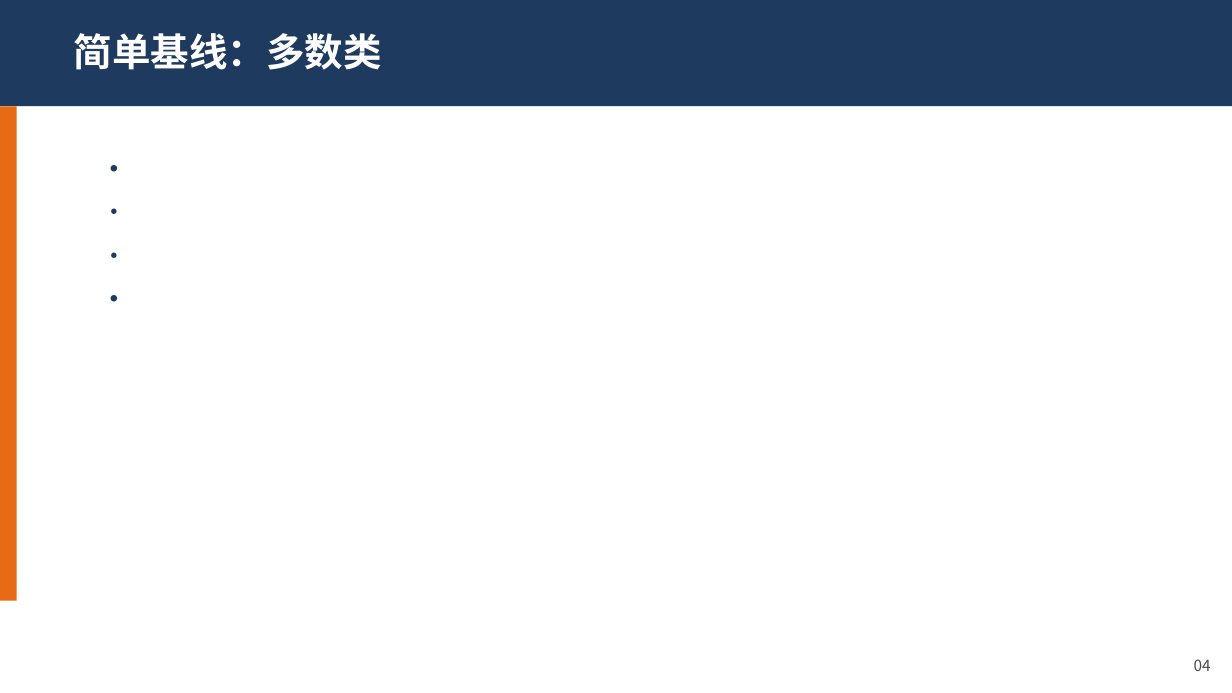
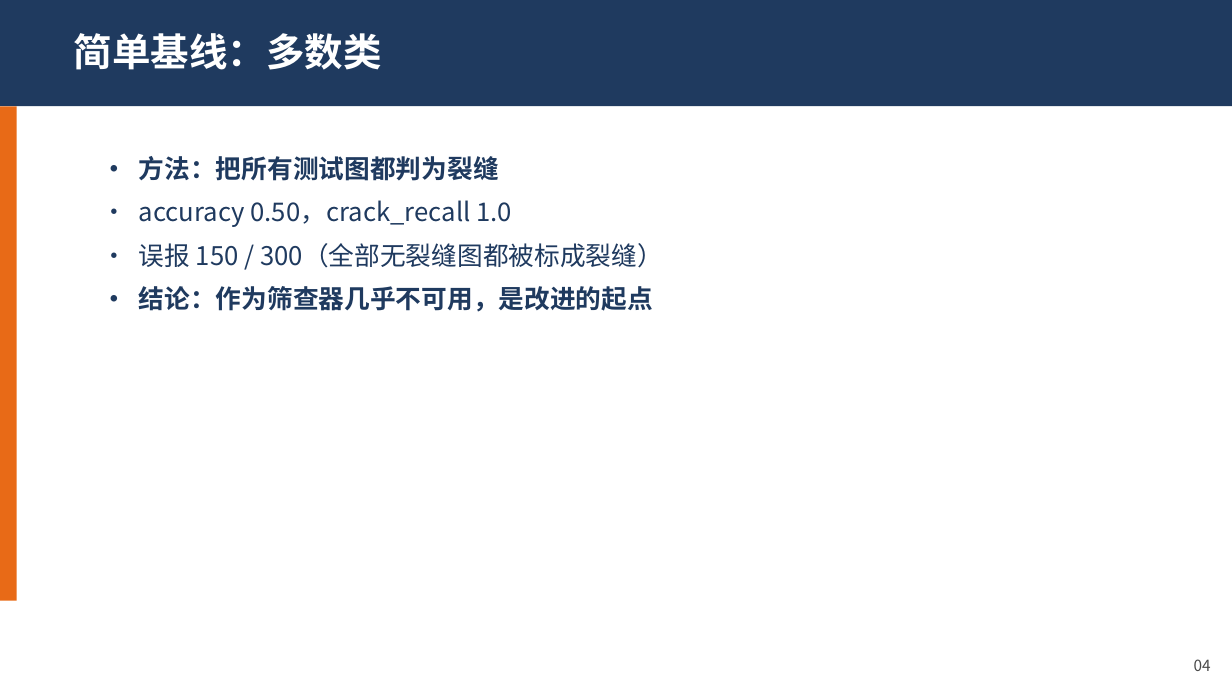
Before and after one commit to tissuefish/ai-camp-2026-d2-xuanhaochen-u202410766, a slide deck: slide 4 of presentation.pptx. Drawn at 1232x693 pixels with LibreOffice and Linux fonts; fonts in the diff are those of the drawing. Boxes give left, top, right and bottom in pixels: in the first picture for what was removed or moved away, otherwise in the second. Text is boxed around its words. In the diff, an @@ line names an element or a change of style, - is before the commit and + after.

```diff
--- a/presentation.pptx
+++ b/presentation.pptx
@@ text at [139, 156, 663, 312]: text changed; bold off @@
-•
-•
-•
-•
+• 方法：把所有测试图都判为裂缝
+• accuracy 0.50，crack_recall 1.0
+• 误报 150 / 300（全部无裂缝图都被标成裂缝）
+• 结论：作为筛查器几乎不可用，是改进的起点
```
Also in this commit, not shown: 9 other slides changed.
